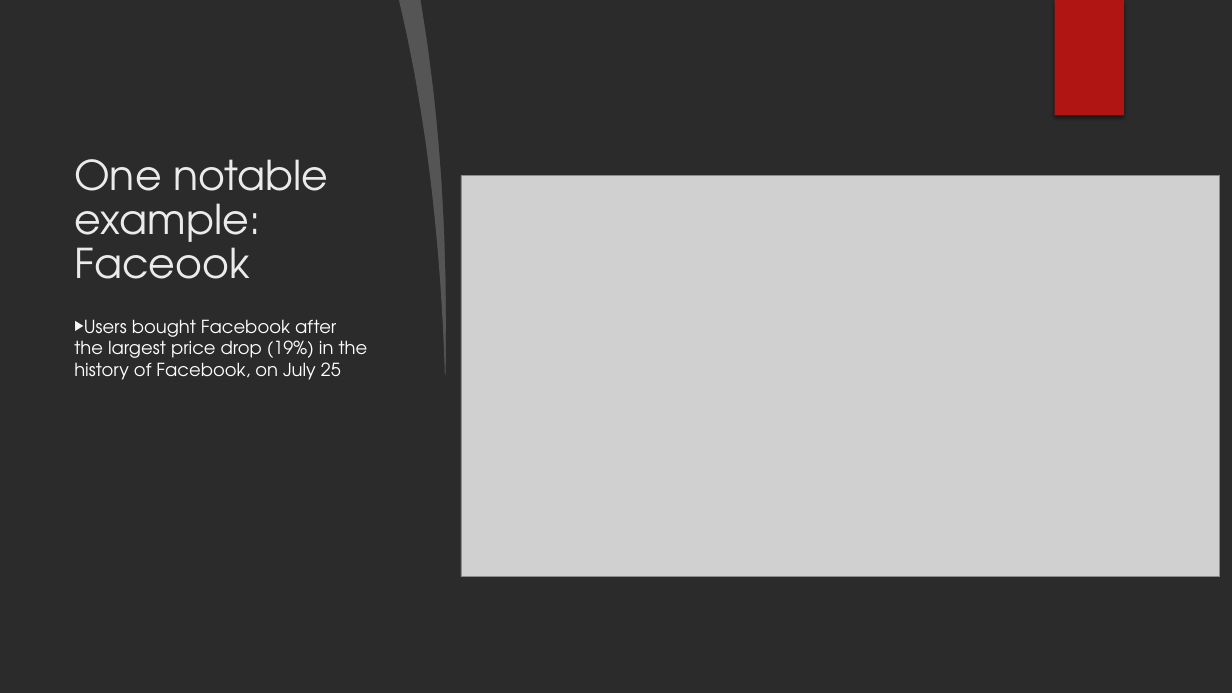
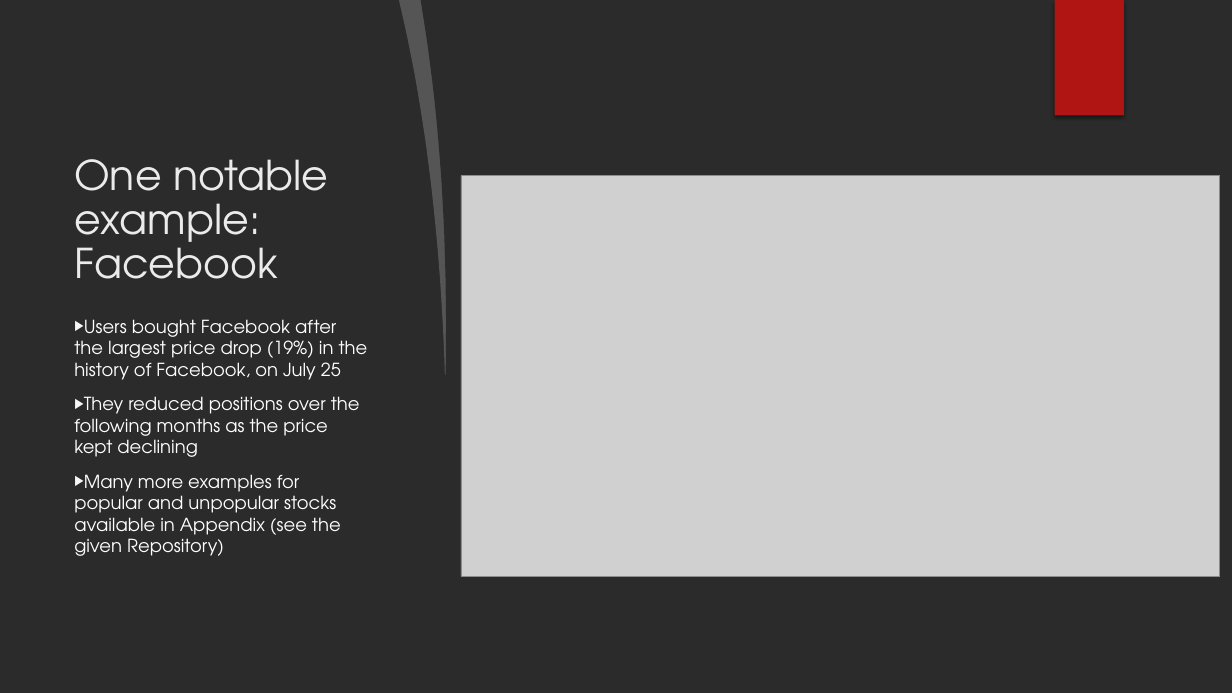
Before and after one commit to GabCaz/robinhoodMarket, a slide deck: slide 13 of presentation_material/Robinhood_Project.pptx. Drawn at 1232x693 pixels with LibreOffice and Linux fonts; fonts in the diff are those of the drawing; grey boxes stand for pictures; background and template pictures are left out; a plain dark background stands for a picture behind light text. Boxes give left, top, right and bottom in pixels: in the first picture for what was removed or moved away, otherwise in the second. Text is boxed around its words. In the diff, an @@ line names an element or a change of style, - is before the commit and + after.

Commit message:
Add VIX regresions for individual stocks

```diff
--- a/presentation_material/Robinhood_Project.pptx
+++ b/presentation_material/Robinhood_Project.pptx
@@ title at [74, 159, 328, 279]: text changed @@
-One notable example: Faceook
+One notable example: Facebook
@@ text at [74, 396, 360, 556]: paragraphs added @@
+▶ They reduced positions over the following months as the price kept declining
+▶ Many more examples for popular and unpopular stocks available in Appendix (see the given Repository)
```
Also in this commit, not shown: 5 other slides changed, 2 other files.
